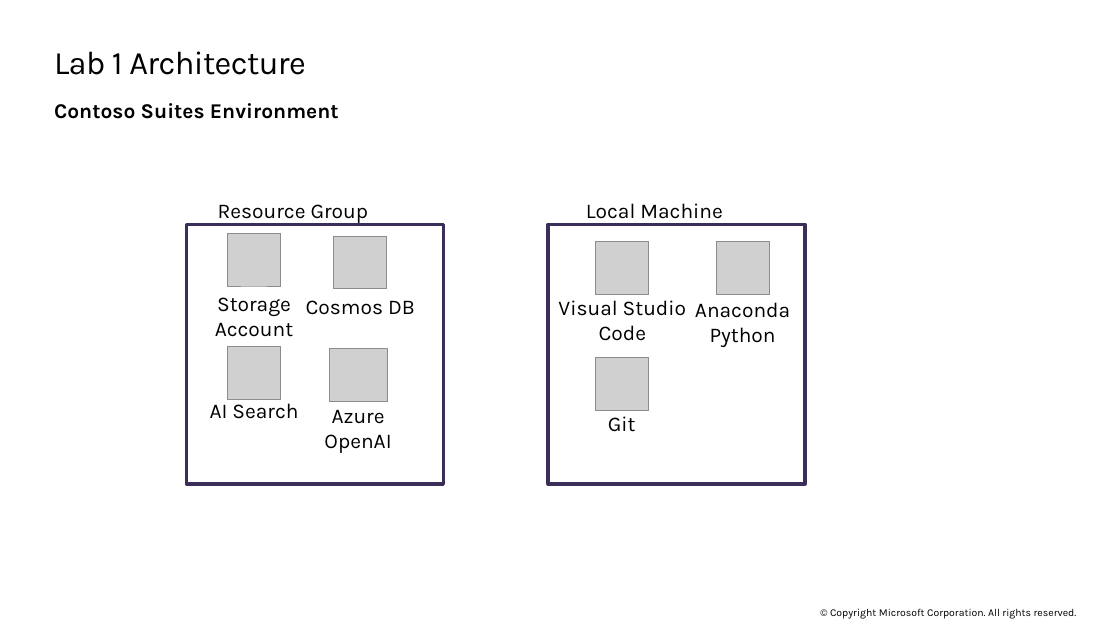
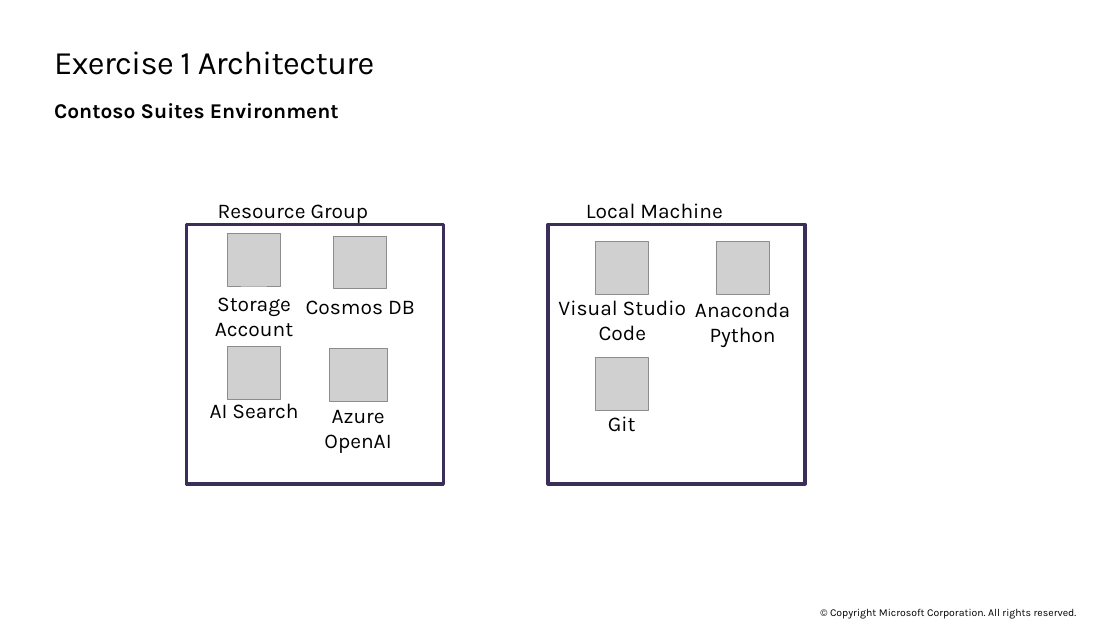
Before and after one commit to microsoft/TechExcel-Implementing-automation-practices-using-Azure-OpenAI, a slide deck: slide 3 of Outline/Lab Slides.pptx. Drawn at 1120x630 pixels with LibreOffice and Linux fonts; fonts in the diff are those of the drawing; grey boxes stand for pictures. Boxes give left, top, right and bottom in pixels: in the first picture for what was removed or moved away, otherwise in the second. Text is boxed around its words. In the diff, an @@ line names an element or a change of style, - is before the commit and + after.

```diff
--- a/Outline/Lab Slides.pptx
+++ b/Outline/Lab Slides.pptx
@@ title at <box>54,51,375,75</box>: text changed @@
-Lab 1 Architecture
+Exercise 1 Architecture
```
Also in this commit, not shown: 4 other slides changed, 12 slides added, 16 slides removed, 18 other files.
